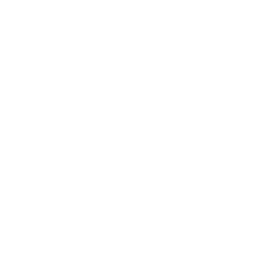
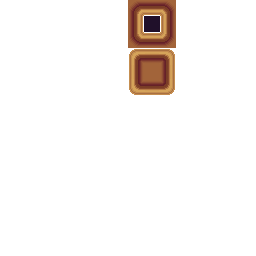
Layered file, before and after one edit (w=256, h=256). Changes by layer:
added layer "Layer 5" above "Layer 4" over [left=128, top=0, right=176, bottom=95]
